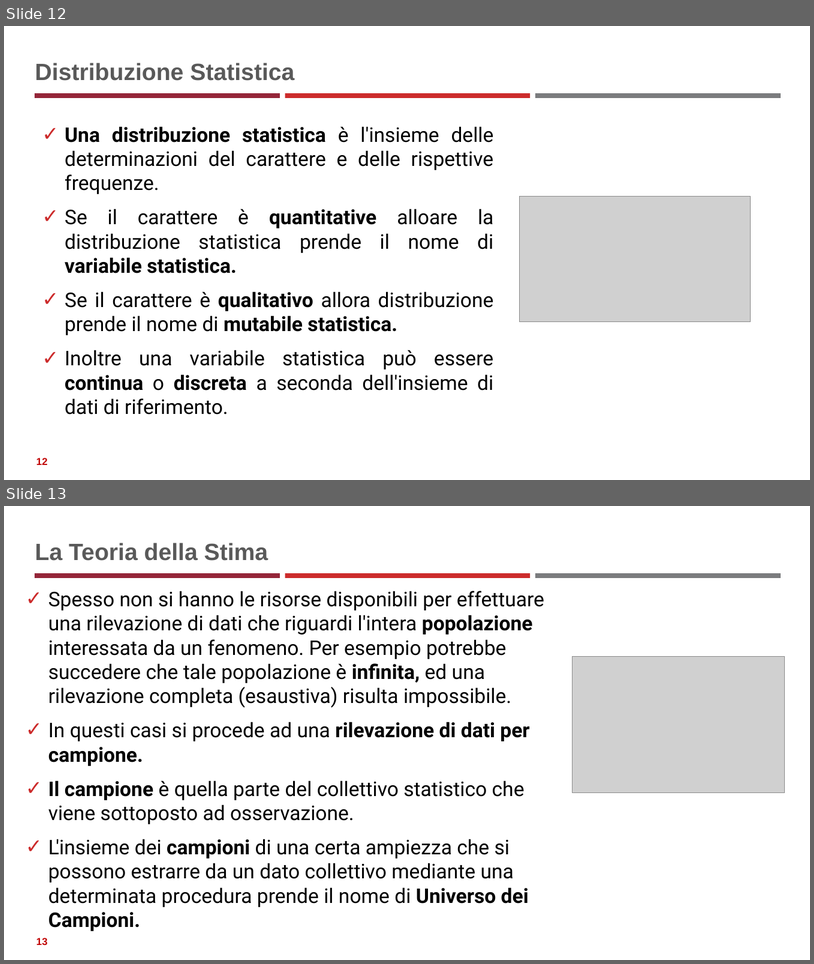
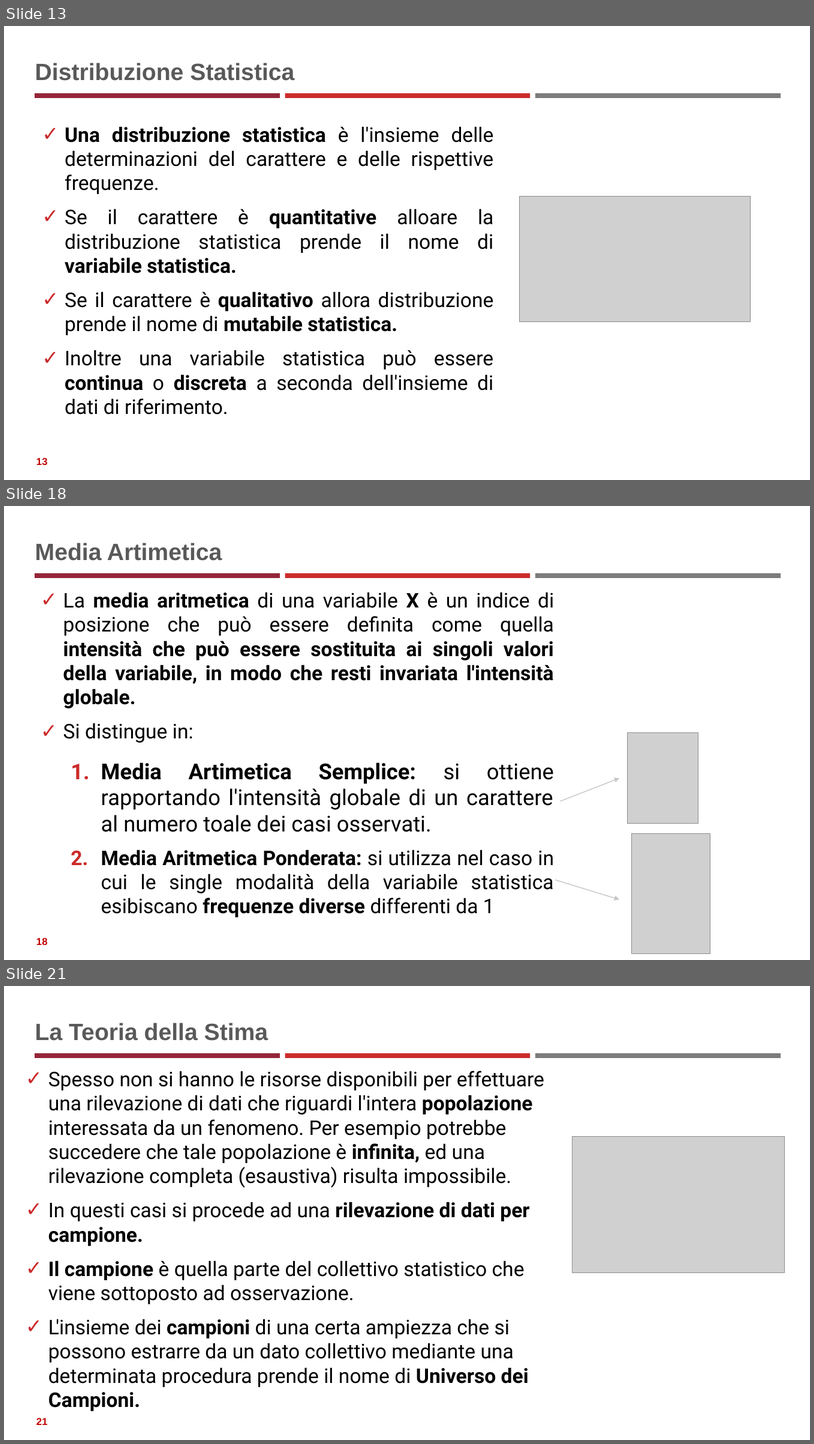
Before and after one commit to neural1977/data_science_interview_material, a slide deck: Statistics_ita.pptx. Shown one above the other, each under a label of ours: slides 12 and 13 before the commit, slides 13, 18 and 21 after it; the slides between them are not shown. The pictures are 814x964 and 814x1444 pixels, drawn with LibreOffice and Linux fonts; fonts in the diff are those of the drawing; grey boxes stand for pictures. Boxes give left, top, right and bottom in pixels: in the first picture for what was removed or moved away, otherwise in the second. Text is boxed around its words. In the diff, an @@ line names an element or a change of style, - is before the commit and + after.

```diff
--- a/Statistics_ita.pptx
+++ b/Statistics_ita.pptx
@@ slide 18 added at (4, 506, 810, 960), background #FFFFFF; not listed: 3 template elements that a slide beside it also shows @@
@@ title added at (35, 543, 222, 561), 28 pt, text #595959, bold @@
+Media Artimetica
@@ text added at (63, 592, 554, 917), 24 pt, text #000000 @@
+✓ La media aritmetica di una variabile X è un indice di posizione che può essere definita come quella intensità che può essere sostituita ai singoli valori della variabile, in modo che resti invariata l'intensità globale.
+✓ Si distingue in:
+  1. Media Artimetica Semplice: si ottiene rapportando l'intensità globale di un carattere al numero toale dei casi osservati.
+  2. Media Aritmetica Ponderata: si utilizza nel caso in cui le single modalità della variabile statistica esibiscano frequenze diverse differenti da 1
@@ picture added at (629, 733, 699, 823) @@
@@ arrow added from (561, 801) to (620, 778), #C7C7C7 1 pt @@
@@ picture added at (632, 834, 711, 954) @@
@@ arrow added from (556, 880) to (620, 899), #C7C7C7 1 pt @@
@@ page number added at (36, 937, 48, 945), 12 pt, text #C00000, bold @@
+18
@@ what was slide 12 is now slide 13 @@
@@ page number at (36, 457, 48, 465): text changed @@
-12
+13
@@ what was slide 13 is now slide 21 @@
@@ page number at (36, 1417, 48, 1425): text changed @@
-13
+21
```
Also in this commit, not shown: 7 other slides added, 1 other file.
